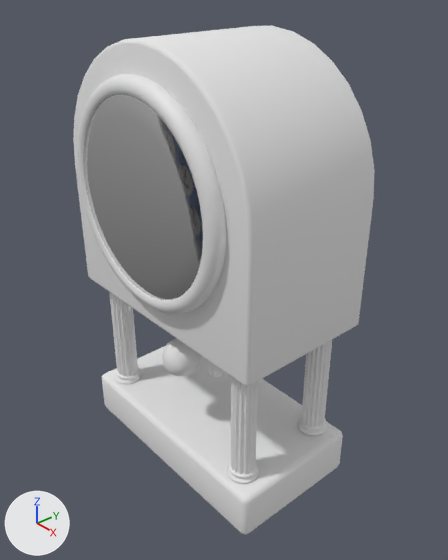
The Blender file assets/horloge.blend, before and after one commit.
The view is the same before and after, from a 50 mm camera at (0.329, -0.215, 0.15) aimed at (0.012, 0.06, -0.077). The axes (+X, +Y, +Z) are drawn at lower left. The lights are the same throughout. Text is drawn in Blender's own font.

The first picture shows 'Horloge_Balancier', 'Horloge_Base', 'Horloge_Colonne1', 'Horloge_Colonne3', 'Horloge_Colonne4', 'Horloge_Corps', 'Horloge_Tour', 'Horloge_Vitre'.
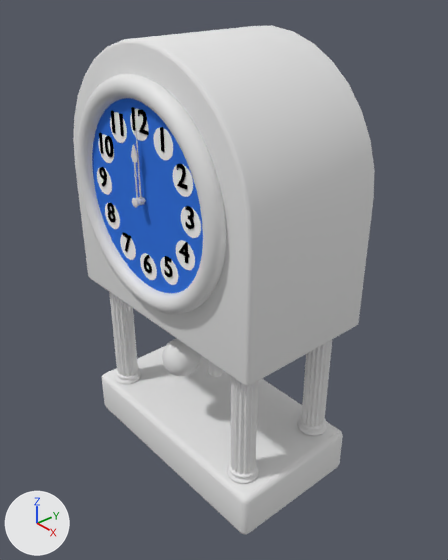
Edits to the scene script, one JSON object a line:
```json
{"op": "add", "block": "ob_horloge_vitre", "code": "ob_horloge_vitre.hide_viewport = True"}
```

Where the change shows, as pixel boxes [x1, y1, x2, y2] in the pictures (448 x 560 px):
```json
{"object": "Horloge_Vitre", "change": "hidden", "before": [83, 94, 203, 300]}
{"object": "Horloge_Fond", "change": "unchanged, uncovered by the edit", "after": [92, 98, 203, 293]}
```
